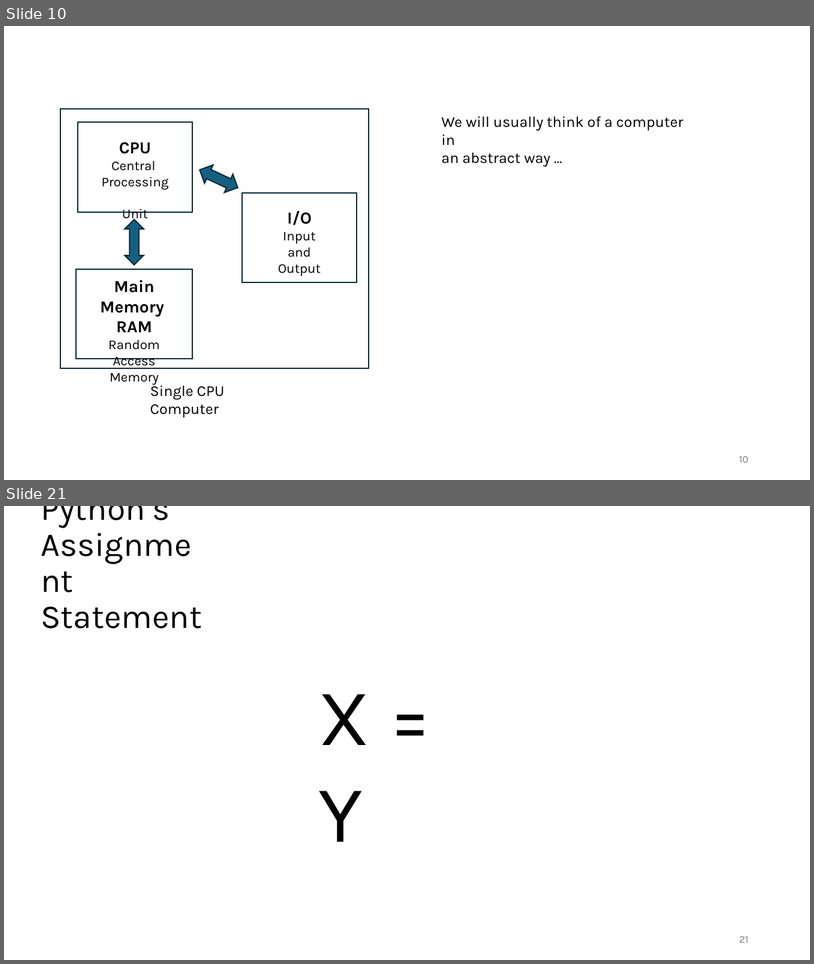
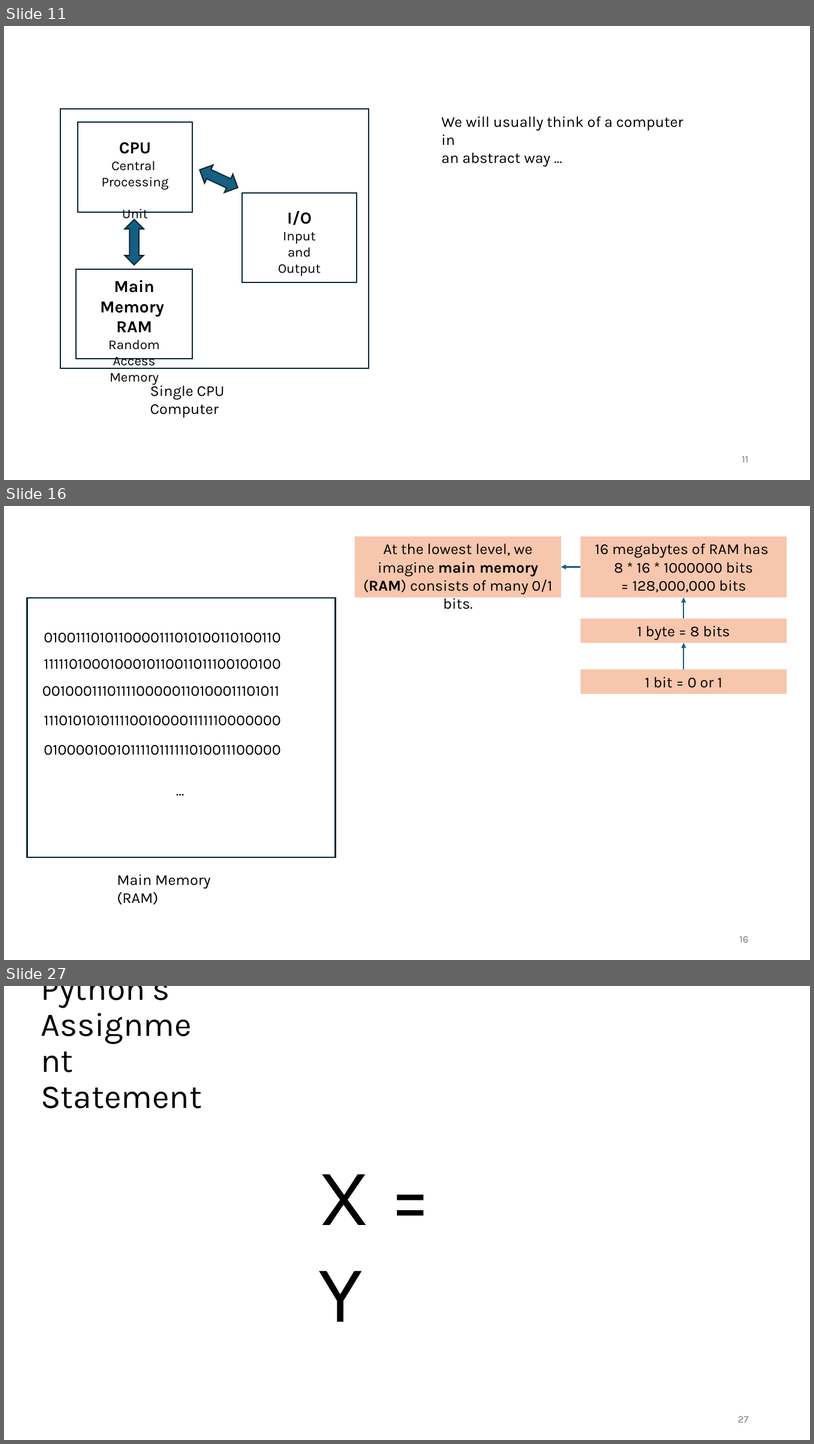
Before and after one commit to tjd1234/cmpt120spring2026, a slide deck: lecture_notes/chapter2/chapter2.pptx. Shown one above the other, each under a label of ours: slides 10 and 21 before the commit, slides 11, 16 and 27 after it; the slides between them are not shown. The pictures are 814x964 and 814x1444 pixels, drawn with LibreOffice and Linux fonts; fonts in the diff are those of the drawing. Boxes give left, top, right and bottom in pixels: in the first picture for what was removed or moved away, otherwise in the second. Text is boxed around its words. In the diff, an @@ line names an element or a change of style, - is before the commit and + after.

```diff
--- a/lecture_notes/chapter2/chapter2.pptx
+++ b/lecture_notes/chapter2/chapter2.pptx
@@ slide 16 added at (x1=4, y1=506, x2=810, y2=960), background #FFFFFF @@
@@ rectangle added at (x1=355, y1=536, x2=561, y2=597), fill #F6C6AD, 18 pt, text #000000 @@
+At the lowest level, we imagine main memory (RAM) consists of many 0/1 bits.
@@ rectangle added at (x1=581, y1=536, x2=788, y2=597), fill #F6C6AD, 18 pt, text #000000 @@
+16 megabytes of RAM has
+8 * 16 * 1000000 bits
+= 128,000,000 bits
@@ arrow added from (581, 567) to (562, 567), #156082 1.5 pt @@
@@ rectangle added at (x1=27, y1=598, x2=336, y2=857), outline #092A39 1.5 pt @@
@@ arrow added from (684, 619) to (684, 597), #156082 1.5 pt @@
@@ rectangle added at (x1=581, y1=619, x2=788, y2=643), fill #F6C6AD, 18 pt, text #000000 @@
+1 byte = 8 bits
@@ text added at (x1=44, y1=633, x2=281, y2=643), 18 pt, text #000000 @@
+0100111010110000111010100110100110
@@ arrow added from (684, 669) to (684, 643), #156082 1.5 pt @@
@@ text added at (x1=44, y1=659, x2=281, y2=669), 18 pt, text #000000 @@
+1111101000100010110011011100100100
@@ rectangle added at (x1=581, y1=669, x2=788, y2=694), fill #F6C6AD, 18 pt, text #000000 @@
+1 bit = 0 or 1
@@ text added at (x1=42, y1=686, x2=279, y2=696), 18 pt, text #000000 @@
+0010001110111100000110100011101011
@@ text added at (x1=44, y1=715, x2=281, y2=726), 18 pt, text #000000 @@
+1110101010111100100001111110000000
@@ text added at (x1=44, y1=745, x2=281, y2=755), 18 pt, text #000000 @@
+0100001001011110111111010011100000
@@ text added at (x1=170, y1=778, x2=196, y2=802), 18 pt, text #000000 @@
+…
@@ text added at (x1=117, y1=874, x2=210, y2=904), 18 pt, text #000000 @@
+Main Memory (RAM)
@@ page number added at (x1=740, y1=936, x2=749, y2=942), 12 pt, text #797979 @@
+16
@@ what was slide 10 is now slide 11 @@
@@ page number at (x1=742, y1=456, x2=749, y2=462): text changed @@
-10
+11
@@ what was slide 21 is now slide 27 @@
@@ page number at (x1=738, y1=1416, x2=749, y2=1422): text changed @@
-21
+27
```
Also in this commit, not shown: 15 slides changed, 9 other slides added, 34 other files.
